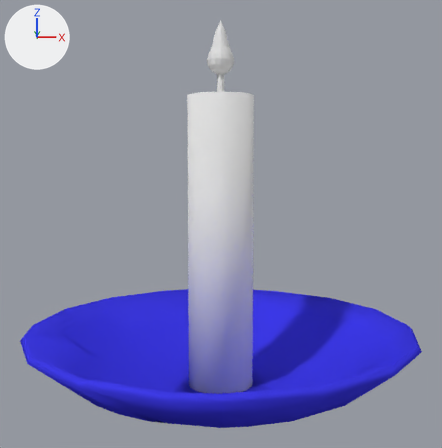
The Blender file Escape/Assets/Objects/Kerze/candleSet.blend as it was, and as the next commit left it.
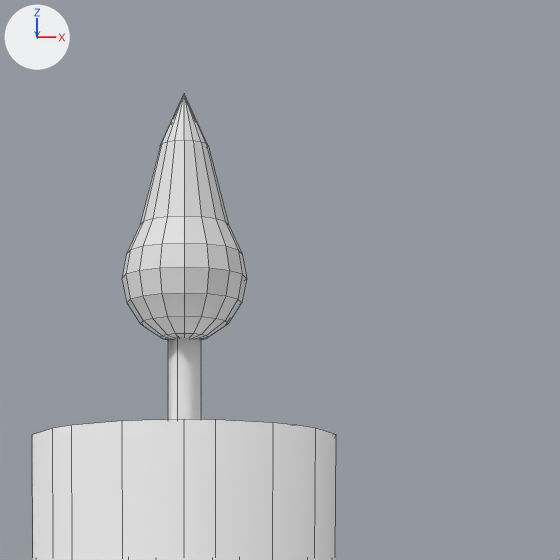
Each version appears first whole from a camera (50 mm lens) standing at (0.002, -2.896, 1.065) and looking at (0.002, -0.015, 0.807), and next in a close-up on the part from 41% to 68% of the width and 0% to 27% of the height. The axes (+X, +Y, +Z) are drawn at upper left. The lights are the same throughout. The close-ups show mesh edges as thin lines.

Objects in the first close-up: 'Docht', 'Flamme', 'Kerze'.
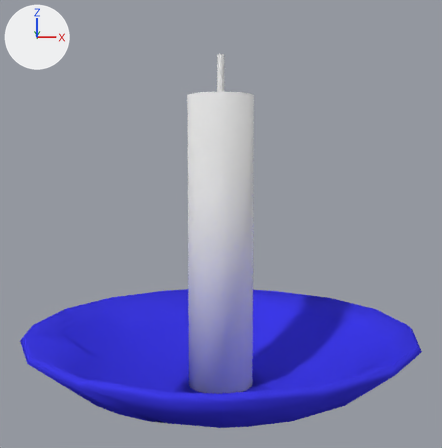
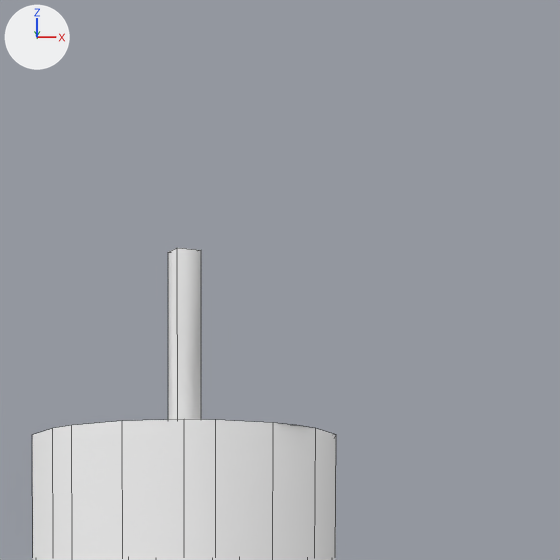
Location of each change, (x1, y1, x2, y2) in pixels of the close-ups (560 x 560 px):
'Flamme', deleted: before (122, 94, 247, 340)

The change in detail:
Object 'Flamme' (ob_flamme) is deleted.
